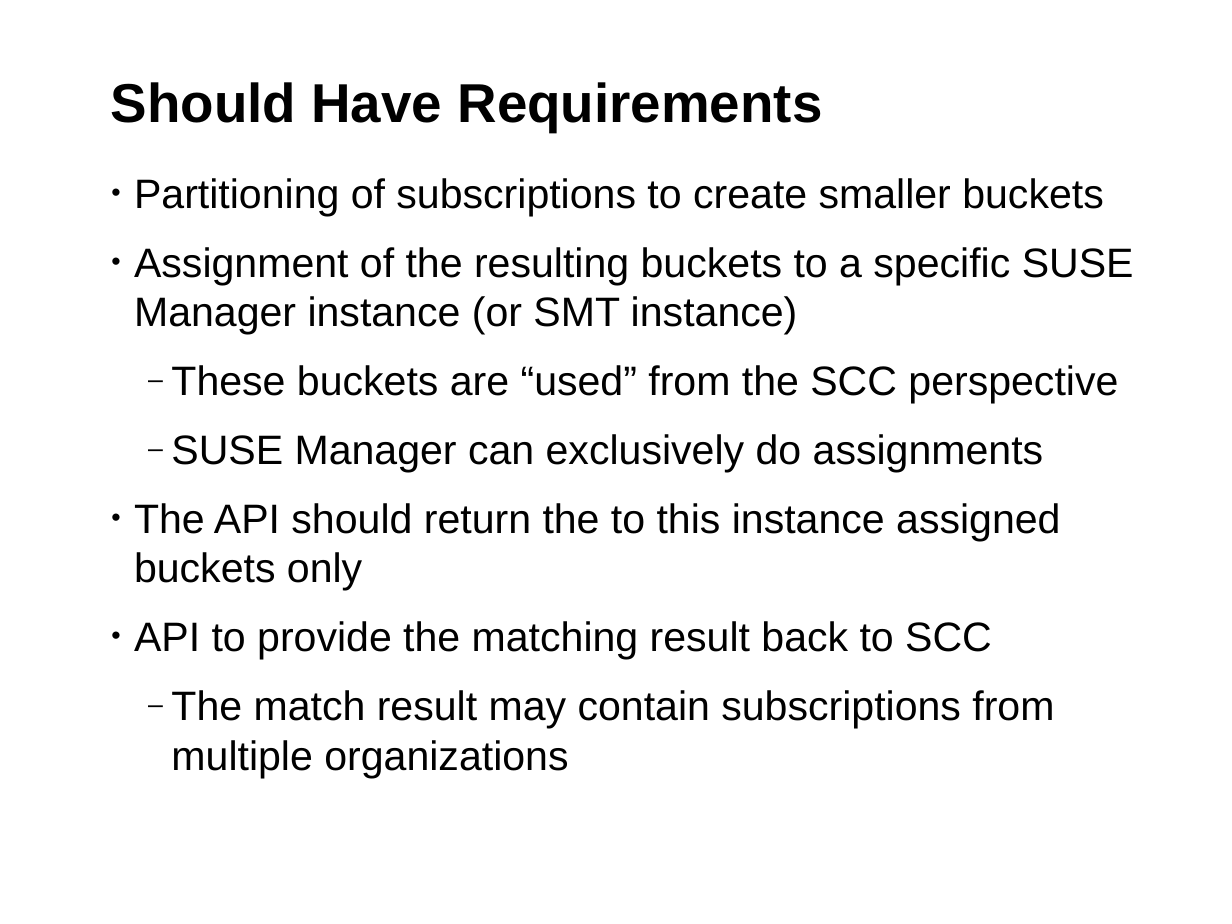
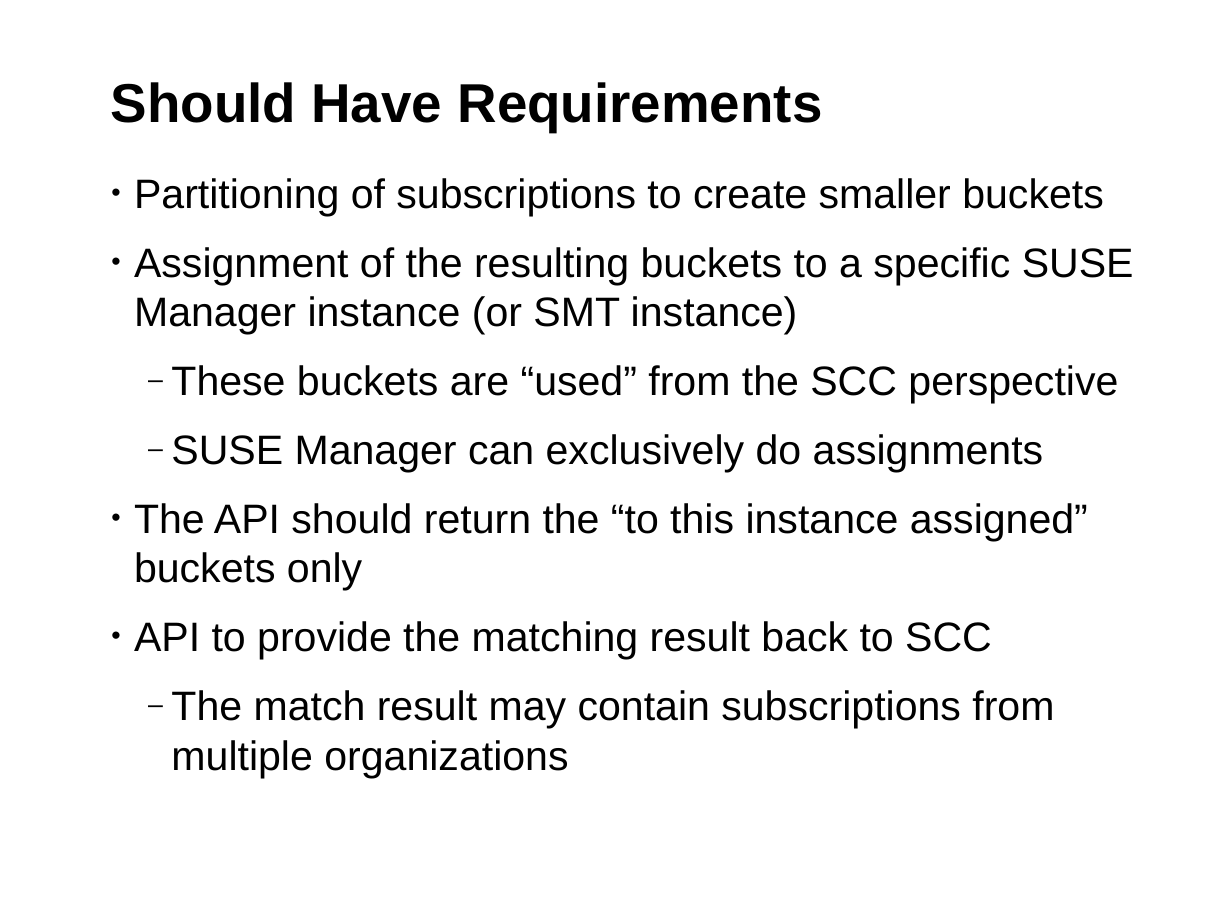
Before and after one commit to hustodemon/subscription-matcher, a slide deck: slide 27 of doc/SubscriptionCounting.odp (slide 25 before the commit). Drawn at 1232x924 pixels with LibreOffice and Linux fonts; fonts in the diff are those of the drawing; background and template pictures are left out. Boxes give left, top, right and bottom in pixels: in the first picture for what was removed or moved away, otherwise in the second. Text is boxed around its words. In the diff, an @@ line names an element or a change of style, - is before the commit and + after.

```diff
--- a/doc/SubscriptionCounting.odp
+++ b/doc/SubscriptionCounting.odp
@@ text at [134,503,1088,591]: text changed @@
-• The API should return the to this instance assigned buckets only
+• The API should return the “to this instance assigned” buckets only
```
Also in this commit, not shown: 6 other slides changed, 2 slides added.
